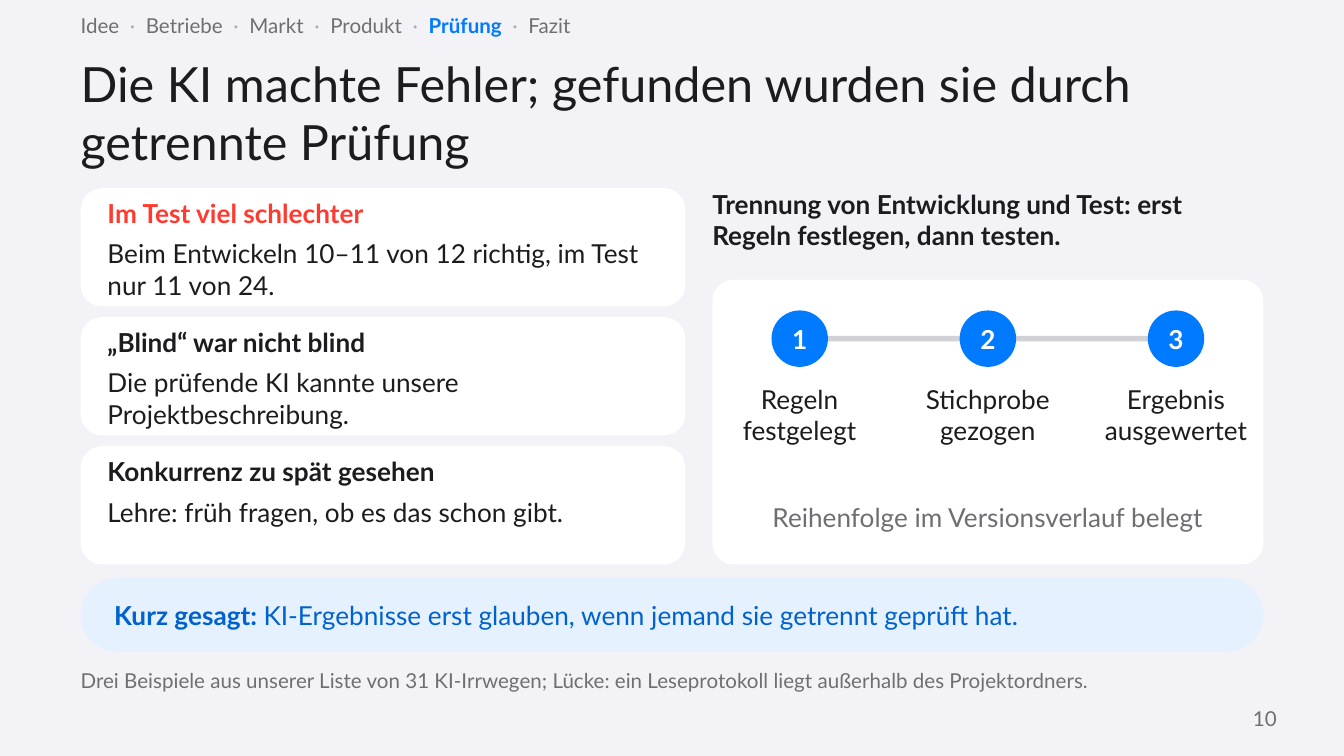
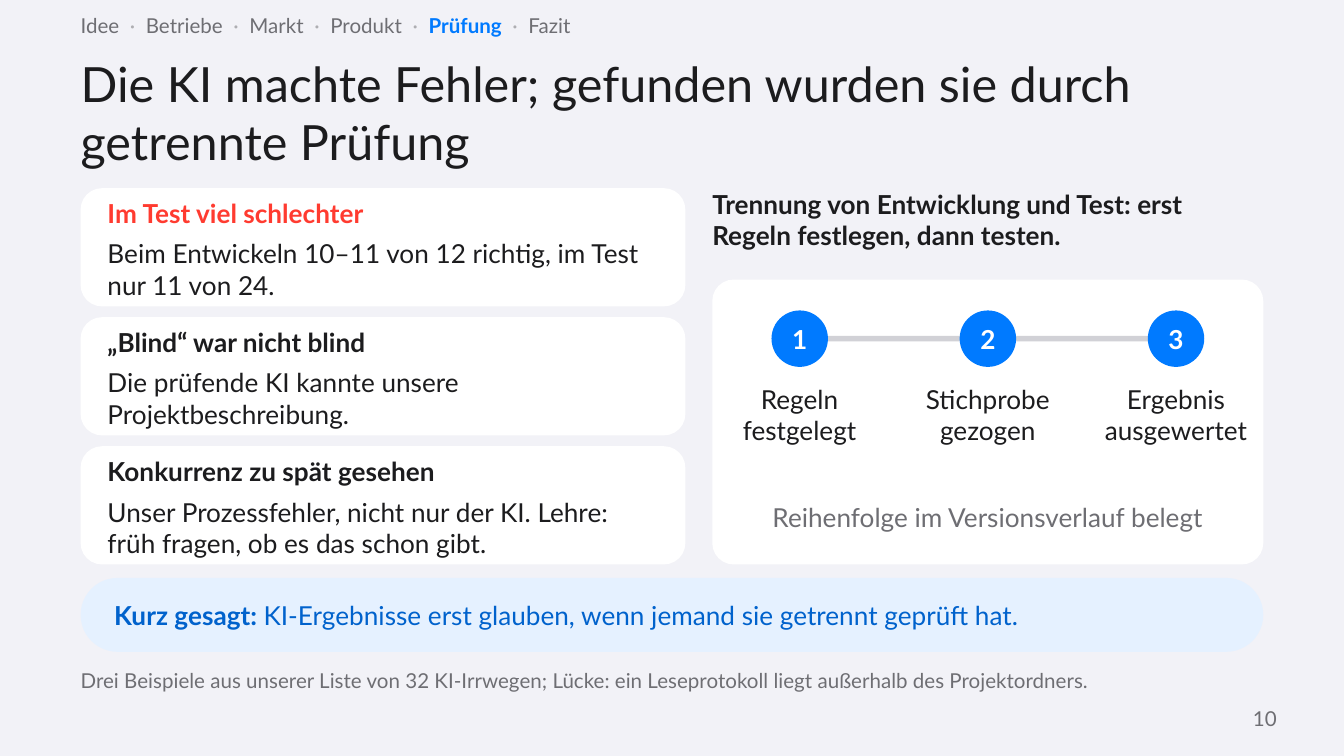
Before and after one commit to ludwigrichthammer9-web/vergabe_radar, a slide deck: slide 10 of docs/vortrag/vortrag_vergabe_radar.pptx. Drawn at 1344x756 pixels with LibreOffice and Linux fonts; fonts in the diff are those of the drawing. Boxes give left, top, right and bottom in pixels: in the first picture for what was removed or moved away, otherwise in the second. Text is boxed around its words. In the diff, an @@ line names an element or a change of style, - is before the commit and + after.

```diff
--- a/docs/vortrag/vortrag_vergabe_radar.pptx
+++ b/docs/vortrag/vortrag_vergabe_radar.pptx
@@ text at (x1=107, y1=502, x2=608, y2=558): text changed @@
-Lehre: früh fragen, ob es das schon gibt.
+Unser Prozessfehler, nicht nur der KI. Lehre: früh fragen, ob es das schon gibt.
@@ text at (x1=81, y1=673, x2=1087, y2=692): text changed @@
-Drei Beispiele aus unserer Liste von 31 KI-Irrwegen; Lücke: ein Leseprotokoll liegt außerhalb des Projektordners.
+Drei Beispiele aus unserer Liste von 32 KI-Irrwegen; Lücke: ein Leseprotokoll liegt außerhalb des Projektordners.
```
Also in this commit, not shown: 4 other slides changed, 7 other files.
